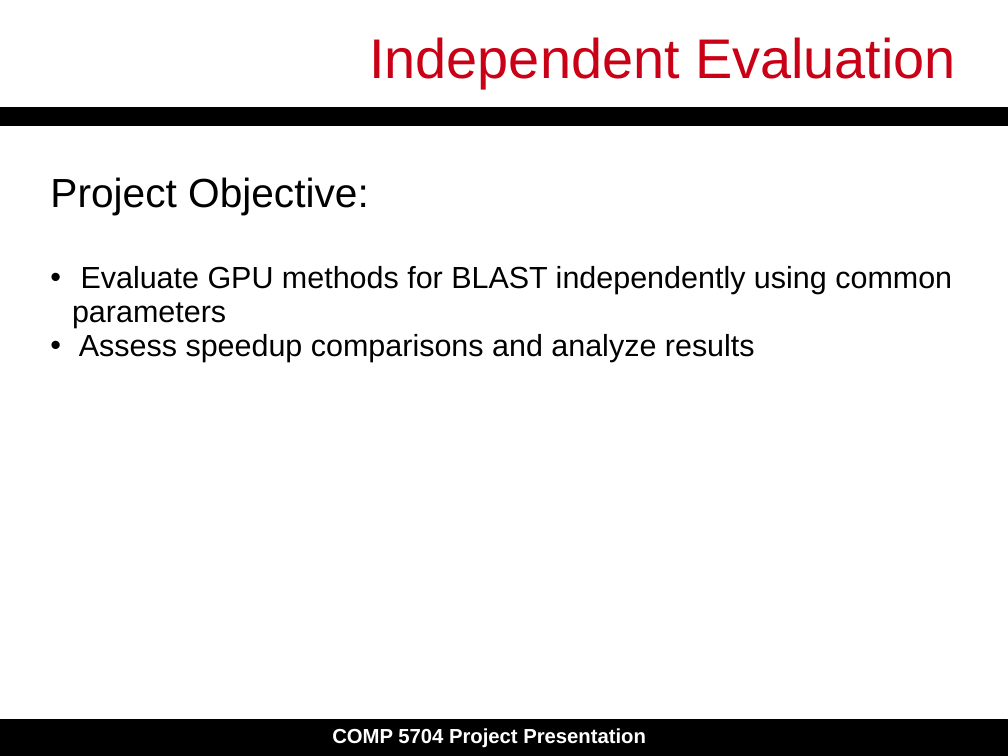
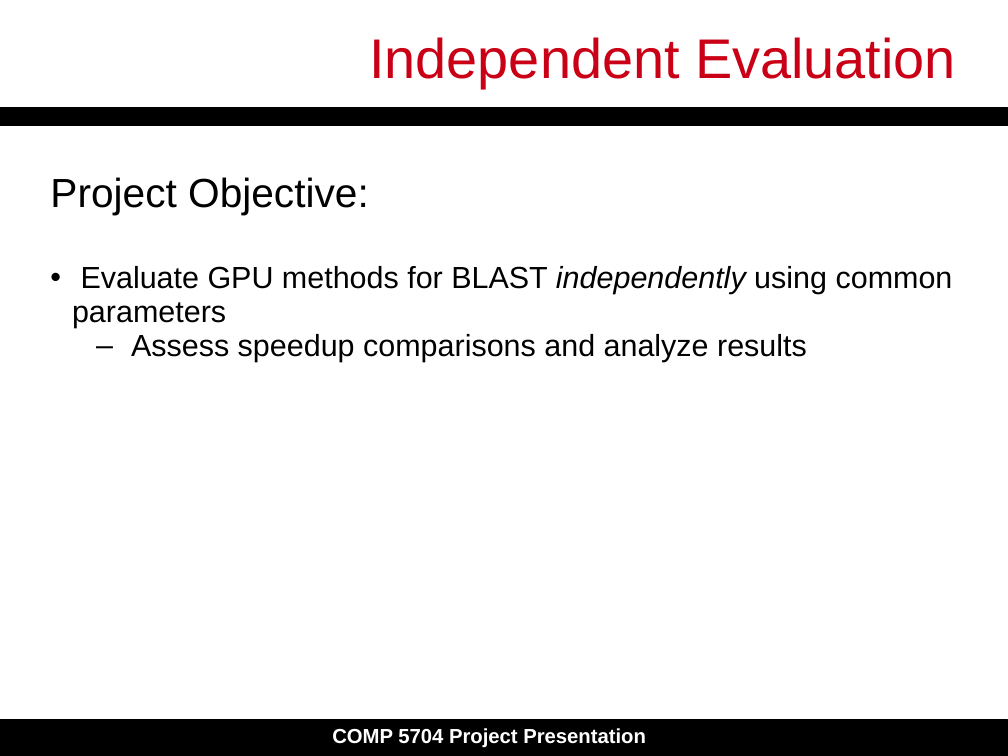
Before and after one commit to erixazerro/erixazerro.github.io, a slide deck: slide 21 of Slide_Presentation.ppt. Drawn at 1008x756 pixels with LibreOffice and Linux fonts; fonts in the diff are those of the drawing. Boxes give left, top, right and bottom in pixels: in the first picture for what was removed or moved away, otherwise in the second. Text is boxed around its words. In the diff, an @@ line names an element or a change of style, - is before the commit and + after.

```diff
--- a/Slide_Presentation.ppt
+++ b/Slide_Presentation.ppt
@@ text at [72,266,953,362]: italic on in "independently"; bullet • to –; list level 1 to 2 in "Assess speedup comparisons and analyze ..." @@
```
Also in this commit, not shown: 7 other slides changed, 2 slides added.
